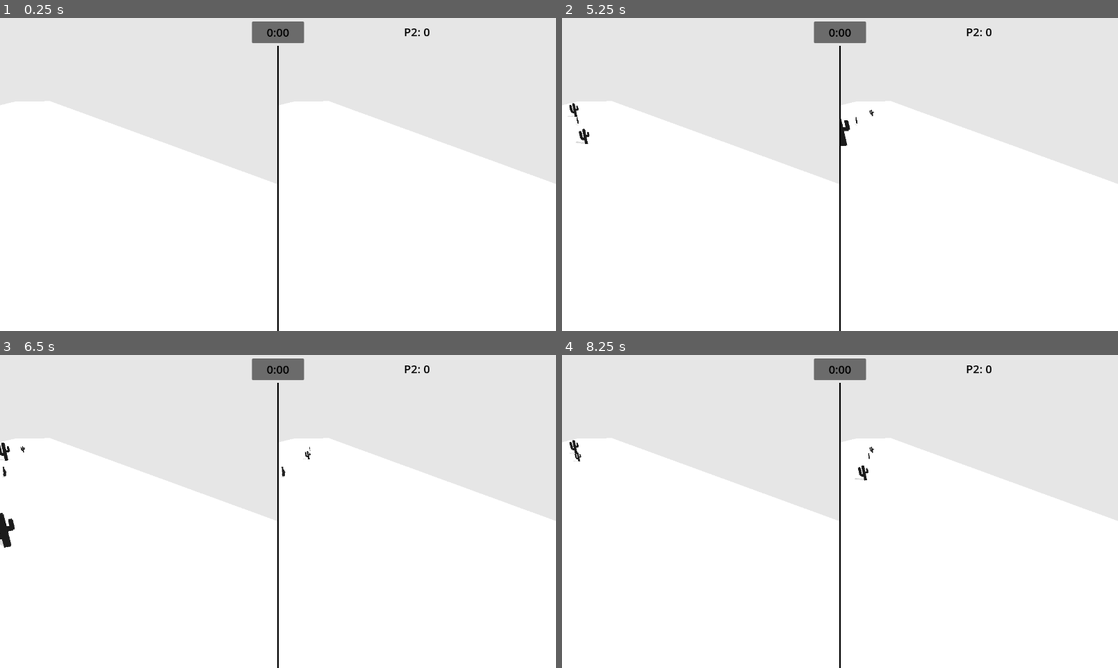
Above: before the commit, frames 1-4 (two rows, left to right).
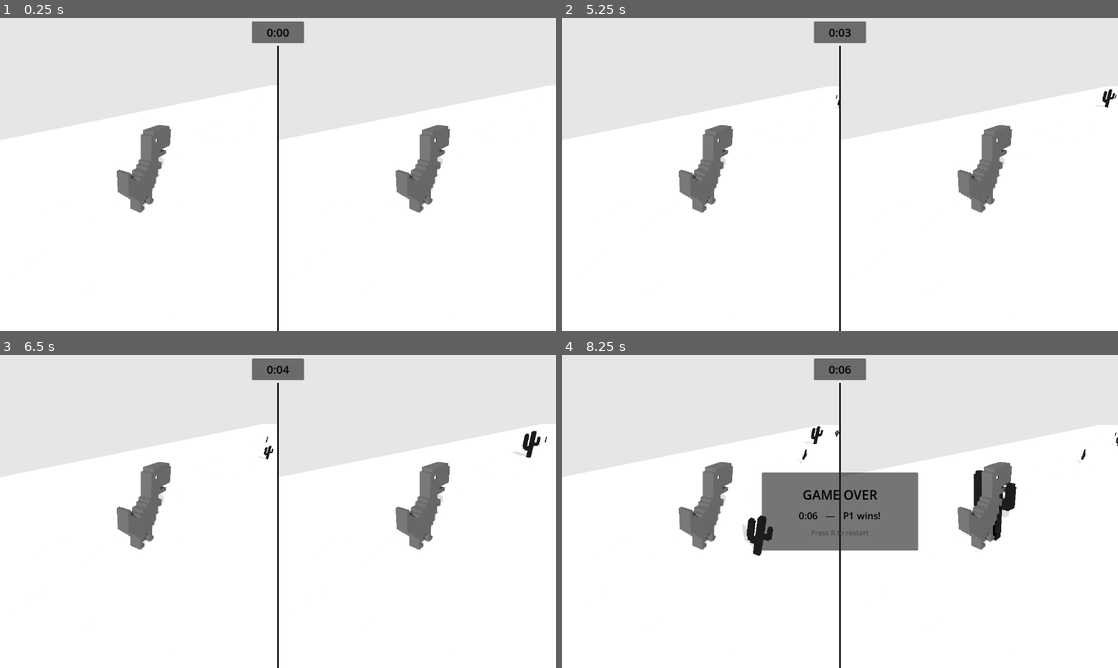
Above: after the commit, the same moments.

Repository: javibavi/dino-nuggets
Game: Godot game, scene res://main.tscn
Two runs of this game, one before a commit and one after it. Both use one fixed random seed, a clock stepped at 60 frames per second and the inputs below.
Inputs:
- Up to frame 1 (0.25 s): no input
- Up to frame 2 (5.25 s): tap Enter at 0.5 s; tap R (restart) at 1.25, 2 s
- Up to frame 3 (6.5 s): no input
- Up to frame 4 (8.25 s): no input

The runs differ from the first frame. In frame 1, 15% of the frame differs, in the area x 0-100%, y 3-63%; in frame 2, 15%; in frame 3, 15%; in frame 4, 21%, in the area x 0-100%, y 3-65%.
Error before the commit: Parse Error: Identifier "gesture_label" not declared in the current scope. (res://main.gd:23)

Commit message:
final changes

Diff:
--- a/game/game_world.gd
+++ b/game/game_world.gd
@@ -41,14 +41,15 @@
 	ground_1.position.z = 0.0
 	ground_2.position.z = -GROUND_LENGTH
 
+func _format_time(t: float) -> String:
+	var m := int(t) / 60
+	var s := int(t) % 60
+	return "%d:%02d" % [m, s]
+
 func _process(delta: float) -> void:
 	if is_game_over:
 		return
 
-	score += game_speed * delta
-	score_changed.emit(player_id, int(score))
-	if int(score) % 100 == 0 and int(score) > 0:
-		point_sound.play()
 
 	game_speed = min(game_speed + SPEED_INCREASE_RATE * delta, MAX_SPEED)
 	var interval = lerp(1.5, 0.6, (game_speed - 15.0) / (MAX_SPEED - 15.0))
--- a/game/main.gd
+++ b/game/main.gd
@@ -18,17 +18,16 @@
 var elapsed_time := 0.0
 var game_running := false
 
+
 func _ready() -> void:
 	game_over_panel.visible = false
-	gesture_label.text = "Waiting for tracker…"
-	p2_label.visible = false
-	game_running = true
 
 	for world in [p1, p2]:
 		world.shot_fired.connect(_on_shot_fired)
 		world.died.connect(_on_world_died)
 
 	input_receiver.gesture_received.connect(_on_gesture_received)
+
 
 func _format_time(t: float) -> String:
 	var m := int(t) / 60
@@ -44,13 +43,7 @@
 		elapsed_time += delta
 		timer_label.text = _format_time(elapsed_time)
 
-	if gesture_display_timer > 0:
-		gesture_display_timer -= delta
-		if gesture_display_timer <= 0:
-			if input_receiver.is_connected_to_tracker():
-				gesture_label.text = "Camera: connected"
-			else:
-				gesture_label.text = "Waiting for tracker…"
+
 
 func _on_shot_fired(player_id: int) -> void:
 	var target := p2 if player_id == 1 else p1
@@ -80,6 +73,7 @@
 	p1.reset()
 	p2.reset()
 
+
 func _on_gesture_received(player_id: int, gesture: String) -> void:
 	if game_over_panel.visible:
 		if gesture == "swipe_up":
--- a/game/main.tscn
+++ b/game/main.tscn
@@ -1,15 +1,15 @@
-[gd_scene load_steps=4 format=3 uid="uid://c0main"]
+[gd_scene format=3 uid="uid://c0main"]
 
 [ext_resource type="Script" uid="uid://boc161reiei5y" path="res://main.gd" id="1"]
 [ext_resource type="PackedScene" uid="uid://c0gameworld" path="res://game_world.tscn" id="2"]
 [ext_resource type="Script" uid="uid://cfj8lcwa3444l" path="res://input_receiver.gd" id="3"]
 
-[node name="Main" type="Node"]
+[node name="Main" type="Node" unique_id=1686668337]
 script = ExtResource("1")
 
-[node name="UI" type="CanvasLayer" parent="."]
+[node name="UI" type="CanvasLayer" parent="." unique_id=1016723795]
 
-[node name="Split" type="HBoxContainer" parent="UI"]
+[node name="Split" type="HBoxContainer" parent="UI" unique_id=483532713]
 anchors_preset = 15
 anchor_right = 1.0
 anchor_bottom = 1.0
@@ -17,40 +17,38 @@
 grow_vertical = 2
 theme_override_constants/separation = 4
 
-[node name="LeftViewport" type="SubViewportContainer" parent="UI/Split"]
+[node name="LeftViewport" type="SubViewportContainer" parent="UI/Split" unique_id=1291996646]
 layout_mode = 2
 size_flags_horizontal = 3
 size_flags_vertical = 3
 stretch = true
 
-[node name="SubViewport" type="SubViewport" parent="UI/Split/LeftViewport"]
+[node name="SubViewport" type="SubViewport" parent="UI/Split/LeftViewport" unique_id=1708136648]
+own_world_3d = true
 handle_input_locally = false
-size = Vector2i(640, 720)
-own_world_3d = true
+size = Vector2i(638, 720)
 render_target_update_mode = 4
 
-[node name="GameWorld" parent="UI/Split/LeftViewport/SubViewport" instance=ExtResource("2")]
-player_id = 1
+[node name="GameWorld" parent="UI/Split/LeftViewport/SubViewport" unique_id=2024531938 instance=ExtResource("2")]
 
-[node name="RightViewport" type="SubViewportContainer" parent="UI/Split"]
+[node name="RightViewport" type="SubViewportContainer" parent="UI/Split" unique_id=955483111]
 layout_mode = 2
 size_flags_horizontal = 3
 size_flags_vertical = 3
 stretch = true
 
-[node name="SubViewport" type="SubViewport" parent="UI/Split/RightViewport"]
+[node name="SubViewport" type="SubViewport" parent="UI/Split/RightViewport" unique_id=977001079]
+own_world_3d = true
 handle_input_locally = false
-size = Vector2i(640, 720)
-own_world_3d = true
+size = Vector2i(638, 720)
 render_target_update_mode = 4
 
-[node name="GameWorld" parent="UI/Split/RightViewport/SubViewport" instance=ExtResource("2")]
+[node name="GameWorld" parent="UI/Split/RightViewport/SubViewport" unique_id=901198011 instance=ExtResource("2")]
 player_id = 2
 
-[node name="Divider" type="ColorRect" parent="UI"]
-anchors_preset = 8
+[node name="Divider" type="ColorRect" parent="UI" unique_id=2053233461]
+anchors_preset = 13
 anchor_left = 0.5
-anchor_top = 0.0
 anchor_right = 0.5
 anchor_bottom = 1.0
 offset_left = -2.0
@@ -58,10 +56,10 @@
 offset_right = 2.0
 grow_horizontal = 2
 grow_vertical = 2
+mouse_filter = 2
 color = Color(0, 0, 0, 1)
-mouse_filter = 2
 
-[node name="TimerPanel" type="PanelContainer" parent="UI"]
+[node name="TimerPanel" type="PanelContainer" parent="UI" unique_id=1369798623]
 anchors_preset = 5
 anchor_left = 0.5
 anchor_right = 0.5
@@ -71,29 +69,15 @@
 offset_bottom = 58.0
 grow_horizontal = 2
 
-[node name="P1Label" type="Label" parent="UI/TimerPanel"]
+[node name="P1Label" type="Label" parent="UI/TimerPanel" unique_id=1057397354]
 layout_mode = 2
+theme_override_colors/font_color = Color(0, 0, 0, 1)
 theme_override_font_sizes/font_size = 26
-theme_override_colors/font_color = Color(0, 0, 0, 1)
 text = "0:00"
 horizontal_alignment = 1
 vertical_alignment = 1
 
-[node name="P2Label" type="Label" parent="UI"]
-anchors_preset = 5
-anchor_left = 0.75
-anchor_right = 0.75
-offset_left = -120.0
-offset_top = 14.0
-offset_right = 120.0
-offset_bottom = 50.0
-grow_horizontal = 2
-theme_override_font_sizes/font_size = 26
-theme_override_colors/font_color = Color(0, 0, 0, 1)
-text = "P2: 0"
-horizontal_alignment = 1
-
-[node name="GameOverPanel" type="PanelContainer" parent="UI"]
+[node name="GameOverPanel" type="PanelContainer" parent="UI" unique_id=1847429436]
 visible = false
 anchors_preset = 8
 anchor_left = 0.5
@@ -107,31 +91,31 @@
 grow_horizontal = 2
 grow_vertical = 2
 
-[node name="VBoxContainer" type="VBoxContainer" parent="UI/GameOverPanel"]
+[node name="VBoxContainer" type="VBoxContainer" parent="UI/GameOverPanel" unique_id=684936484]
 layout_mode = 2
 theme_override_constants/separation = 12
 alignment = 1
 
-[node name="GameOverLabel" type="Label" parent="UI/GameOverPanel/VBoxContainer"]
+[node name="GameOverLabel" type="Label" parent="UI/GameOverPanel/VBoxContainer" unique_id=1023813003]
 layout_mode = 2
+theme_override_colors/font_color = Color(0, 0, 0, 1)
 theme_override_font_sizes/font_size = 30
-theme_override_colors/font_color = Color(0, 0, 0, 1)
 text = "GAME OVER"
 horizontal_alignment = 1
 
-[node name="ResultLabel" type="Label" parent="UI/GameOverPanel/VBoxContainer"]
+[node name="ResultLabel" type="Label" parent="UI/GameOverPanel/VBoxContainer" unique_id=1011896215]
 layout_mode = 2
+theme_override_colors/font_color = Color(0, 0, 0, 1)
 theme_override_font_sizes/font_size = 22
-theme_override_colors/font_color = Color(0, 0, 0, 1)
 text = "P1: 0   P2: 0"
 horizontal_alignment = 1
 
-[node name="RestartLabel" type="Label" parent="UI/GameOverPanel/VBoxContainer"]
+[node name="RestartLabel" type="Label" parent="UI/GameOverPanel/VBoxContainer" unique_id=762295906]
 layout_mode = 2
+theme_override_colors/font_color = Color(0.3, 0.3, 0.3, 1)
 theme_override_font_sizes/font_size = 16
-theme_override_colors/font_color = Color(0.3, 0.3, 0.3, 1)
 text = "Press R to restart"
 horizontal_alignment = 1
 
-[node name="InputReceiver" type="Node" parent="."]
+[node name="InputReceiver" type="Node" parent="." unique_id=1751790285]
 script = ExtResource("3")
